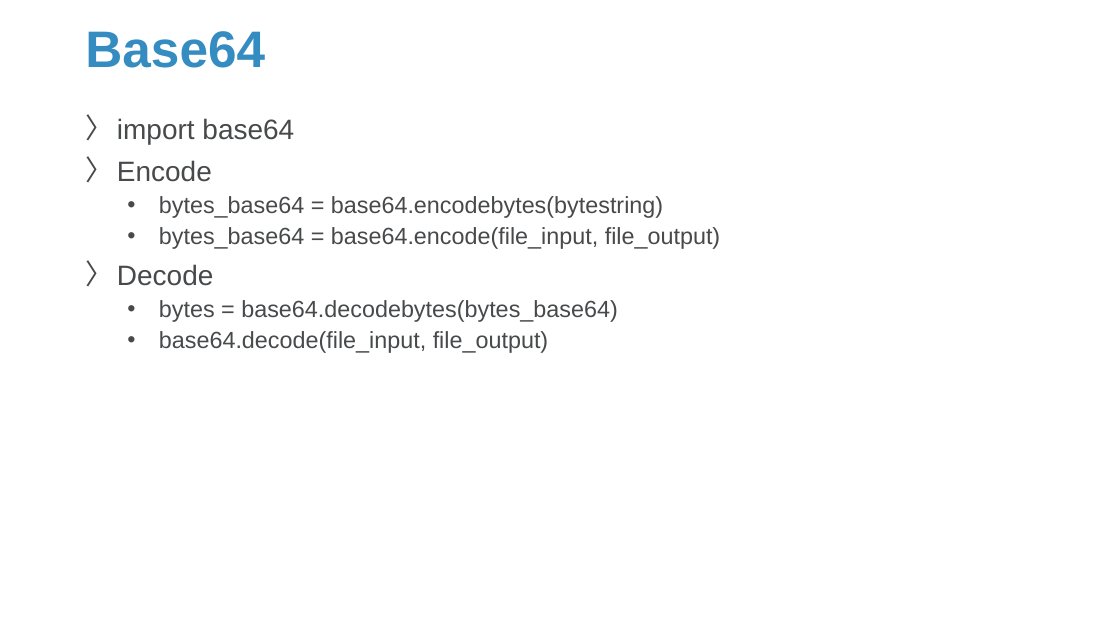
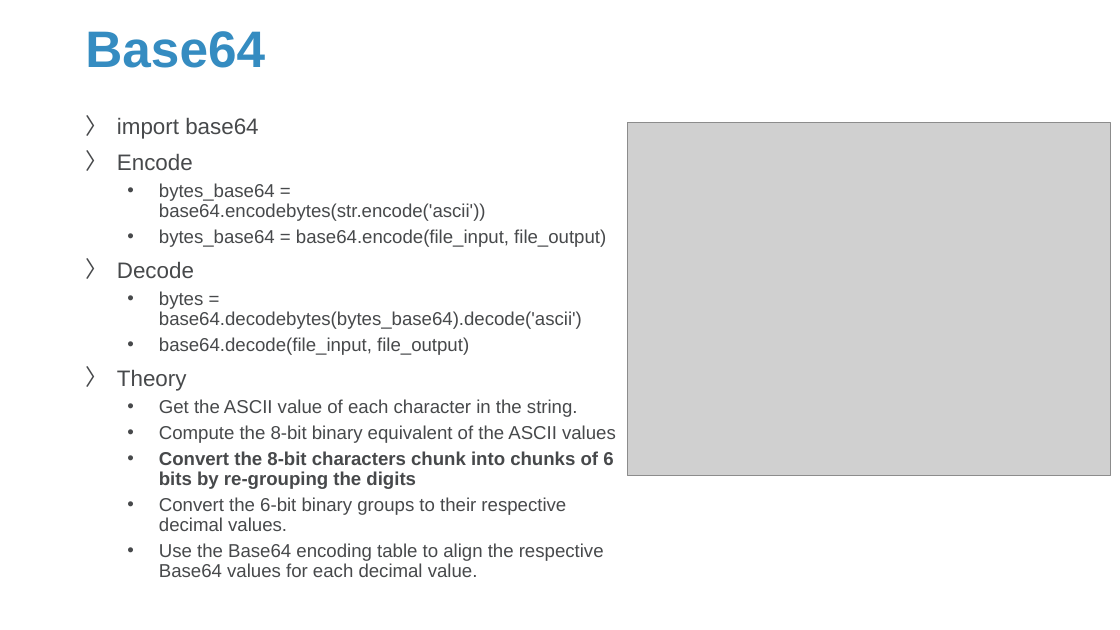
Before and after one commit to Sparks-Lu/TechNotes, a slide deck: slide 45 of Python/Python-Notes.pptx (slide 42 before the commit). Drawn at 1120x630 pixels with LibreOffice and Linux fonts; fonts in the diff are those of the drawing; grey boxes stand for pictures; background and template pictures are left out. Boxes give left, top, right and bottom in pixels: in the first picture for what was removed or moved away, otherwise in the second. Text is boxed around its words. In the diff, an @@ line names an element or a change of style, - is before the commit and + after.

```diff
--- a/Python/Python-Notes.pptx
+++ b/Python/Python-Notes.pptx
@@ text at (x1=117, y1=117, x2=606, y2=355): size 24 to 19.2 pt in "import base64", "Encode", "Decode"; size 20 to 16 pt in "bytes_base64 = base64.encode(file_input, file_output)", "base64.decode(file_input, file_output)" @@
@@ picture added at (x1=628, y1=122, x2=1111, y2=476) @@
@@ text at (x1=159, y1=183, x2=486, y2=221): text changed; size 20 to 16 pt @@
-  • bytes_base64 = base64.encodebytes(bytestring)
+  • bytes_base64 = base64.encodebytes(str.encode('ascii'))
@@ text at (x1=159, y1=291, x2=582, y2=329): text changed; size 20 to 16 pt @@
-  • bytes = base64.decodebytes(bytes_base64)
+  • bytes = base64.decodebytes(bytes_base64).decode('ascii')
@@ text at (x1=117, y1=369, x2=616, y2=577): paragraphs added @@
+〉 Theory
+  • Get the ASCII value of each character in the string.
+  • Compute the 8-bit binary equivalent of the ASCII values
+  • Convert the 8-bit characters chunk into chunks of 6 bits by re-grouping the digits
+  • Convert the 6-bit binary groups to their respective decimal values.
+  • Use the Base64 encoding table to align the respective Base64 values for each decimal value.
```
Also in this commit, not shown: 5 other slides changed, 5 slides added, 10 other files.
